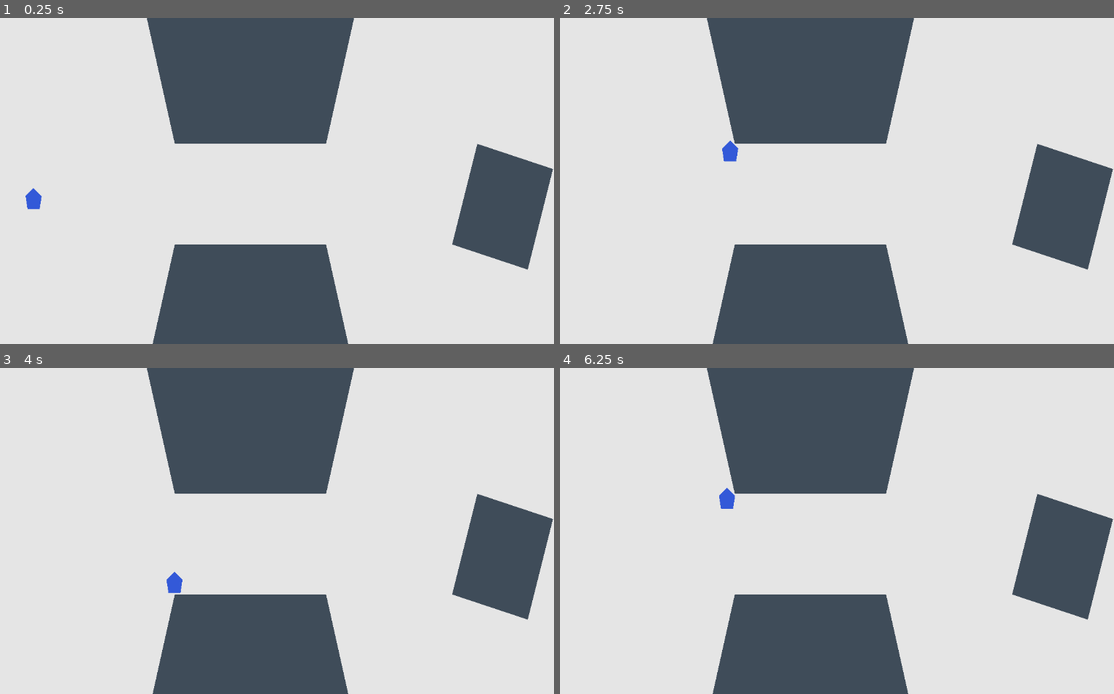
Above: before the commit, frames 1-4 (two rows, left to right).
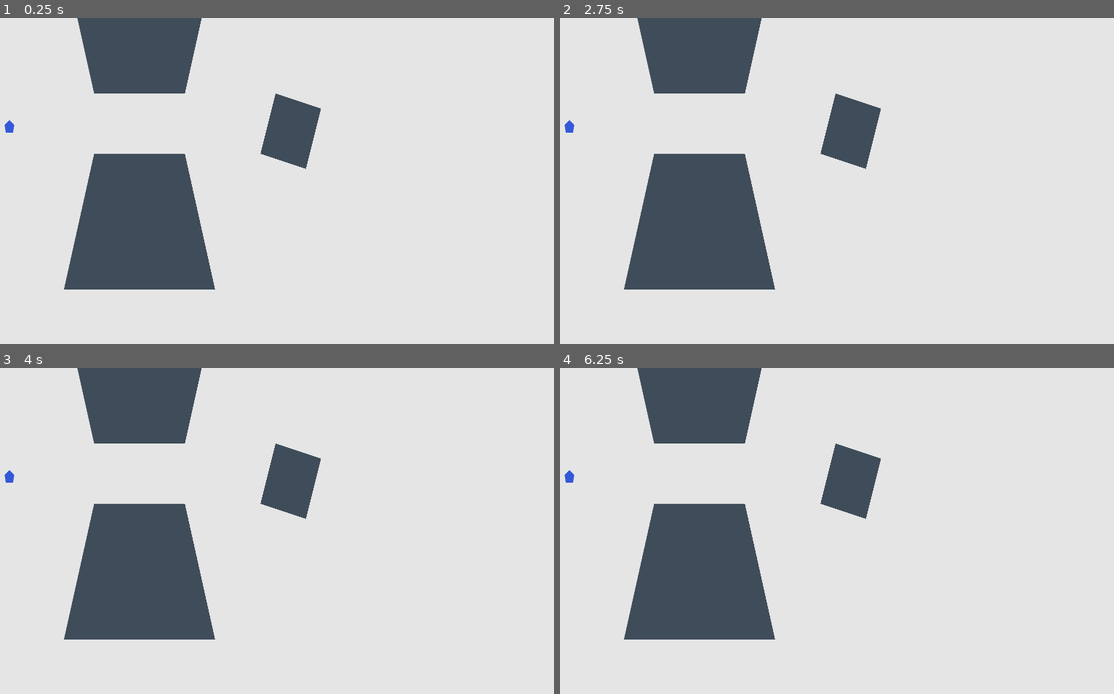
Above: after the commit, the same moments.

Repository: cblab/kingslayer
Game: Godot game, scene res://scenes/Main.tscn
Same seed, same stepped clock (60 frames per second), same inputs: the game is played once before the commit and once after it.
Inputs (mouse positions are in pixels of both pictures, inside the frame that each line leads up to):
- Up to frame 1 (0.25 s): no input
- Up to frame 2 (2.75 s): tap Enter at 0.5 s; move the mouse to (953, 164) at 0.52 s; click (953, 164) at 0.67 s; move the mouse to (709, 197) at 1.27 s; click (709, 197) at 1.42 s; tap Space at 2 s; move the mouse to (881, 109) at 2.02 s; click (881, 109) at 2.17 s
- Up to frame 3 (4 s): move the mouse to (232, 596) at 2.77 s; click (232, 596) at 2.92 s; move the mouse to (437, 579) at 3.52 s; click (437, 579) at 3.67 s
- Up to frame 4 (6.25 s): tap Enter at 4.25 s; move the mouse to (648, 482) at 4.27 s; click (648, 482) at 4.42 s; move the mouse to (853, 531) at 5.02 s; click (853, 531) at 5.17 s; move the mouse to (737, 449) at 5.77 s; click (737, 449) at 5.92 s

The runs differ from the first frame. In frame 1, 35% of the frame differs, in the area x 0-100%, y 0-100%; in frame 2, 35%; in frame 3, 34%; in frame 4, 35%.

Commit message:
Pathfinding robust enough

Diff:
--- a/project.godot
+++ b/project.godot
@@ -11,9 +11,14 @@
 [application]
 
 config/name="Kingslayer"
+run/main_scene="res://scenes/Main.tscn"
 config/features=PackedStringArray("4.6", "Forward Plus")
 config/icon="res://icon.svg"
-run/main_scene="res://scenes/Main.tscn"
+
+[display]
+
+window/size/viewport_width=1920
+window/size/viewport_height=1080
 
 [dotnet]
 
--- a/scenes/Main.tscn
+++ b/scenes/Main.tscn
@@ -1,29 +1,31 @@
-[gd_scene load_steps=8 format=3]
+[gd_scene format=3 uid="uid://df8uqvlkchy7h"]
 
-[ext_resource type="PackedScene" path="res://scenes/World.tscn" id="1_world"]
-[ext_resource type="Script" path="res://scripts/managers/game_manager.gd" id="2_game_manager"]
-[ext_resource type="Script" path="res://scripts/managers/world_manager.gd" id="3_world_manager"]
-[ext_resource type="Script" path="res://scripts/managers/kingdom_manager.gd" id="4_kingdom_manager"]
-[ext_resource type="Script" path="res://scripts/managers/spawn_manager.gd" id="5_spawn_manager"]
-[ext_resource type="Script" path="res://scripts/managers/loot_manager.gd" id="6_loot_manager"]
+[ext_resource type="PackedScene" uid="uid://b1x2y304w5v6u" path="res://scenes/World.tscn" id="1_world"]
+[ext_resource type="Script" uid="uid://c1s71q2ev1ccd" path="res://scripts/managers/game_manager.gd" id="2_game_manager"]
+[ext_resource type="Script" uid="uid://ddghdp5h632d3" path="res://scripts/world.gd" id="2_nxtc6"]
+[ext_resource type="Script" uid="uid://bvo43lqp43kmp" path="res://scripts/managers/world_manager.gd" id="3_world_manager"]
+[ext_resource type="Script" uid="uid://bsli6dtlihdq5" path="res://scripts/managers/kingdom_manager.gd" id="4_kingdom_manager"]
+[ext_resource type="Script" uid="uid://b5qo1yo375id4" path="res://scripts/managers/spawn_manager.gd" id="5_spawn_manager"]
+[ext_resource type="Script" uid="uid://dq6ywy2kqvik2" path="res://scripts/managers/loot_manager.gd" id="6_loot_manager"]
 
-[node name="Main" type="Node"]
+[node name="Main" type="Node" unique_id=577043526]
 
-[node name="World" parent="." instance=ExtResource("1_world")]
+[node name="World" parent="." unique_id=265986535 instance=ExtResource("1_world")]
+script = ExtResource("2_nxtc6")
 
-[node name="Managers" type="Node" parent="."]
+[node name="Managers" type="Node" parent="." unique_id=1643407362]
 
-[node name="GameManager" type="Node" parent="Managers"]
+[node name="GameManager" type="Node" parent="Managers" unique_id=460272843]
 script = ExtResource("2_game_manager")
 
-[node name="WorldManager" type="Node" parent="Managers"]
+[node name="WorldManager" type="Node" parent="Managers" unique_id=2074025340]
 script = ExtResource("3_world_manager")
 
-[node name="KingdomManager" type="Node" parent="Managers"]
+[node name="KingdomManager" type="Node" parent="Managers" unique_id=832363332]
 script = ExtResource("4_kingdom_manager")
 
-[node name="SpawnManager" type="Node" parent="Managers"]
+[node name="SpawnManager" type="Node" parent="Managers" unique_id=703192327]
 script = ExtResource("5_spawn_manager")
 
-[node name="LootManager" type="Node" parent="Managers"]
+[node name="LootManager" type="Node" parent="Managers" unique_id=970090479]
 script = ExtResource("6_loot_manager")
--- a/scenes/World.tscn
+++ b/scenes/World.tscn
@@ -1,14 +1,10 @@
 [gd_scene load_steps=3 format=3 uid="uid://b1x2y3z4w5v6u"]
 
-[ext_resource type="PackedScene" path="res://scenes/units/Unit.tscn" id="1_unit_scene"]
-
-[sub_resource type="NavigationPolygon" id="1_navigation_polygon"]
-outlines = Array[PackedVector2Array]([PackedVector2Array(0, 0, 1920, 0, 1920, 1080, 0, 1080), PackedVector2Array(300, -200, 800, -200, 700, 250, 400, 250), PackedVector2Array(300, 900, 800, 900, 700, 450, 400, 450), PackedVector2Array(1000, 250, 1150, 300, 1100, 500, 950, 450)])
-vertices = PackedVector2Array(0, 0, 322.2222, 0, 400, 250, 0, 250, 755.5556, 0, 1920, 0, 1920, 250, 700, 250, 400, 450, 0, 450, 950, 250, 950, 450, 700, 450, 1000, 250, 950, 450, 1100, 500, 711.1111, 500, 1150, 300, 1920, 500, 1920, 900, 800, 900, 300, 900, 0, 900, 1920, 1080, 0, 1080)
-polygons = Array[PackedInt32Array]([PackedInt32Array(0, 1, 2, 3), PackedInt32Array(4, 5, 6, 7), PackedInt32Array(3, 2, 8, 9), PackedInt32Array(7, 10, 11, 12), PackedInt32Array(12, 11, 8), PackedInt32Array(13, 10, 11), PackedInt32Array(12, 11, 14, 15), PackedInt32Array(16, 17, 18, 19), PackedInt32Array(9, 16, 17, 20), PackedInt32Array(20, 18, 21, 22), PackedInt32Array(19, 20, 22, 23)])
-
+[ext_resource type="Script" path="res://scripts/world.gd" id="1_world_script"]
+[ext_resource type="PackedScene" path="res://scenes/units/Unit.tscn" id="2_unit_scene"]
 
 [node name="World" type="Node2D"]
+script = ExtResource("1_world_script")
 
 [node name="Ground" type="Node2D" parent="."]
 
@@ -16,10 +12,7 @@
 color = Color(0.9, 0.9, 0.9, 1)
 polygon = PackedVector2Array(-1000, -1000, 3000, -1000, 3000, 2000, -1000, 2000)
 
-[node name="NavigationRegion" type="NavigationRegion2D" parent="."]
-navigation_polygon = SubResource("1_navigation_polygon")
-
-[node name="PlayerUnit" parent="." instance=ExtResource("1_unit_scene")]
+[node name="PlayerUnit" parent="." instance=ExtResource("2_unit_scene")]
 position = Vector2(120, 360)
 
 [node name="Blockers" type="Node2D" parent="."]
--- a/scenes/units/Unit.tscn
+++ b/scenes/units/Unit.tscn
@@ -1,24 +1,22 @@
 [gd_scene load_steps=3 format=3]
 
-[ext_resource type="Script" path="res://scripts/units/unit.gd" id="1_unit_script"]
+[ext_resource type="Script" path="res://scripts/units/unit.gd" id="1"]
 
-[sub_resource type="CircleShape2D" id="1_circle_shape"]
+[sub_resource type="CircleShape2D" id="CircleShape2D_1"]
 radius = 18.0
 
 [node name="Unit" type="CharacterBody2D"]
-script = ExtResource("1_unit_script")
+script = ExtResource("1")
 
 [node name="Visual" type="Polygon2D" parent="."]
 color = Color(0.2, 0.35, 0.85, 1)
 polygon = PackedVector2Array(0, -22, 16, -6, 12, 20, -12, 20, -16, -6)
 
 [node name="Collision" type="CollisionShape2D" parent="."]
-shape = SubResource("1_circle_shape")
+shape = SubResource("CircleShape2D_1")
 
 [node name="NavigationAgent2D" type="NavigationAgent2D" parent="."]
-radius = 8.0
 path_desired_distance = 8.0
 target_desired_distance = 12.0
+avoidance_enabled = false
 navigation_layers = 1
-
-avoidance_enabled = false
--- a/scripts/units/unit.gd
+++ b/scripts/units/unit.gd
@@ -1,32 +1,39 @@
 extends CharacterBody2D
 class_name Unit
 
-@export var move_speed: float = 220.0
+@export var move_speed: float = 300.0
+@export var waypoint_tolerance: float = 14.0
 
-@onready var _navigation_agent: NavigationAgent2D = $NavigationAgent2D
+var _path := PackedVector2Array()
+var _path_index := 0
 
 func _unhandled_input(event: InputEvent) -> void:
-	if event is InputEventMouseButton and event.button_index == MOUSE_BUTTON_LEFT and event.pressed:
-		_navigation_agent.target_position = get_global_mouse_position()
+	if event is InputEventMouseButton \
+	and event.button_index == MOUSE_BUTTON_LEFT \
+	and event.pressed:
+		var world := get_parent()
+		if world != null and world.has_method("find_path"):
+			_path = world.find_path(global_position, get_global_mouse_position())
+			_path_index = 0
 
 func _physics_process(_delta: float) -> void:
-	if _navigation_agent.is_navigation_finished():
+	if _path_index >= _path.size():
 		velocity = Vector2.ZERO
 		move_and_slide()
 		return
 
-	var path := _navigation_agent.get_current_navigation_path()
-	if path.is_empty():
-		velocity = Vector2.ZERO
-		move_and_slide()
-		return
+	var target := _path[_path_index]
 
-	var next_path_position := _navigation_agent.get_next_path_position()
-	var to_next := next_path_position - global_position
+	if global_position.distance_to(target) <= waypoint_tolerance:
+		_path_index += 1
 
-	if to_next.length() <= _navigation_agent.path_desired_distance:
-		velocity = Vector2.ZERO
-	else:
-		velocity = to_next.normalized() * move_speed
+		if _path_index >= _path.size():
+			velocity = Vector2.ZERO
+			move_and_slide()
+			return
 
+		target = _path[_path_index]
+
+	var direction := global_position.direction_to(target)
+	velocity = direction * move_speed
 	move_and_slide()
